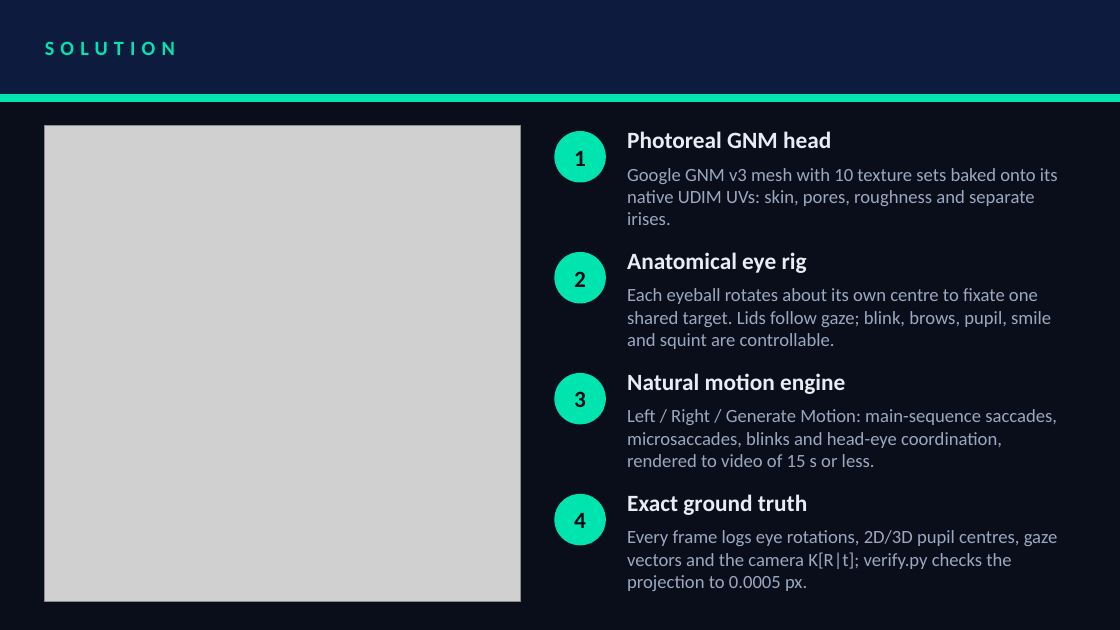
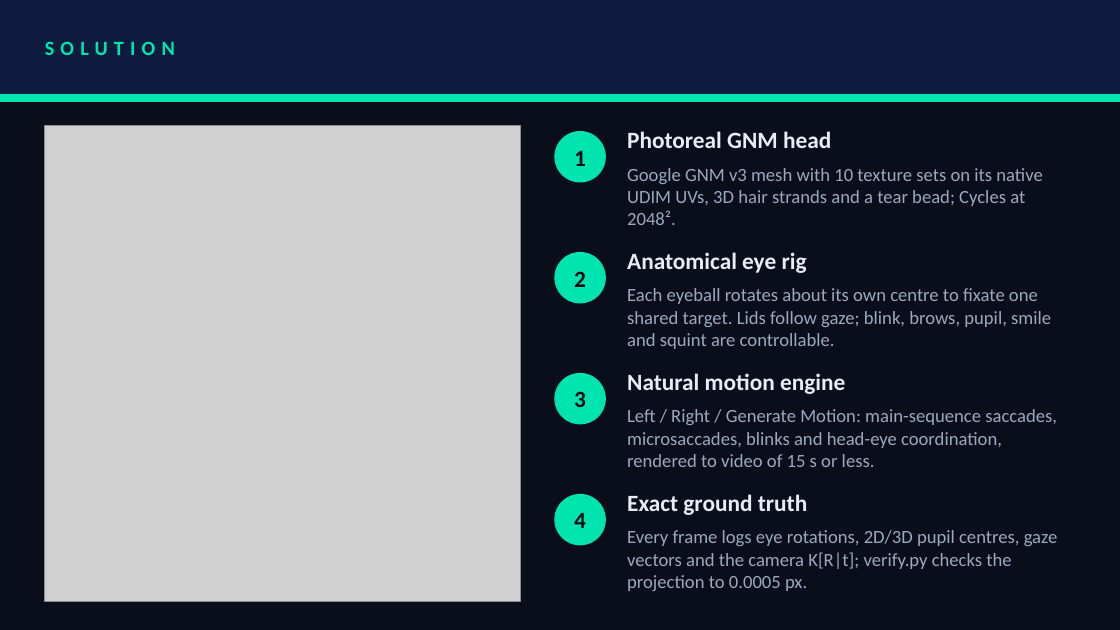
Before and after one commit to gauravnagv/VITVELLORE_TeamAR, a slide deck: slide 3 of VITVellore_AR.pptx. Drawn at 1120x630 pixels with LibreOffice and Linux fonts; fonts in the diff are those of the drawing; grey boxes stand for pictures. Boxes give left, top, right and bottom in pixels: in the first picture for what was removed or moved away, otherwise in the second. Text is boxed around its words. In the diff, an @@ line names an element or a change of style, - is before the commit and + after.

Commit message:
Update deck with v11 renders; add AI disclosure
The presentation now uses the v11 stills, video frames, direction check and
expression strip, plus a frame from the 1080p eye close-up. The text now
covers the 3D hair, Cycles 2048 and render times, and the limitations
follow the README. The deck's document properties were inherited from the
organiser template and are now set to Team AR.

AI_DISCLOSURE.md states the AI tools used, as the submission form asks.

```diff
--- a/VITVellore_AR.pptx
+++ b/VITVellore_AR.pptx
@@ text at (627, 168, 1042, 225): text changed @@
-Google GNM v3 mesh with 10 texture sets baked onto its native UDIM UVs: skin, pores, roughness and separate irises.
+Google GNM v3 mesh with 10 texture sets on its native UDIM UVs, 3D hair strands and a tear bead; Cycles at 2048².
```
Also in this commit, not shown: 3 other slides changed, 1 other file.
